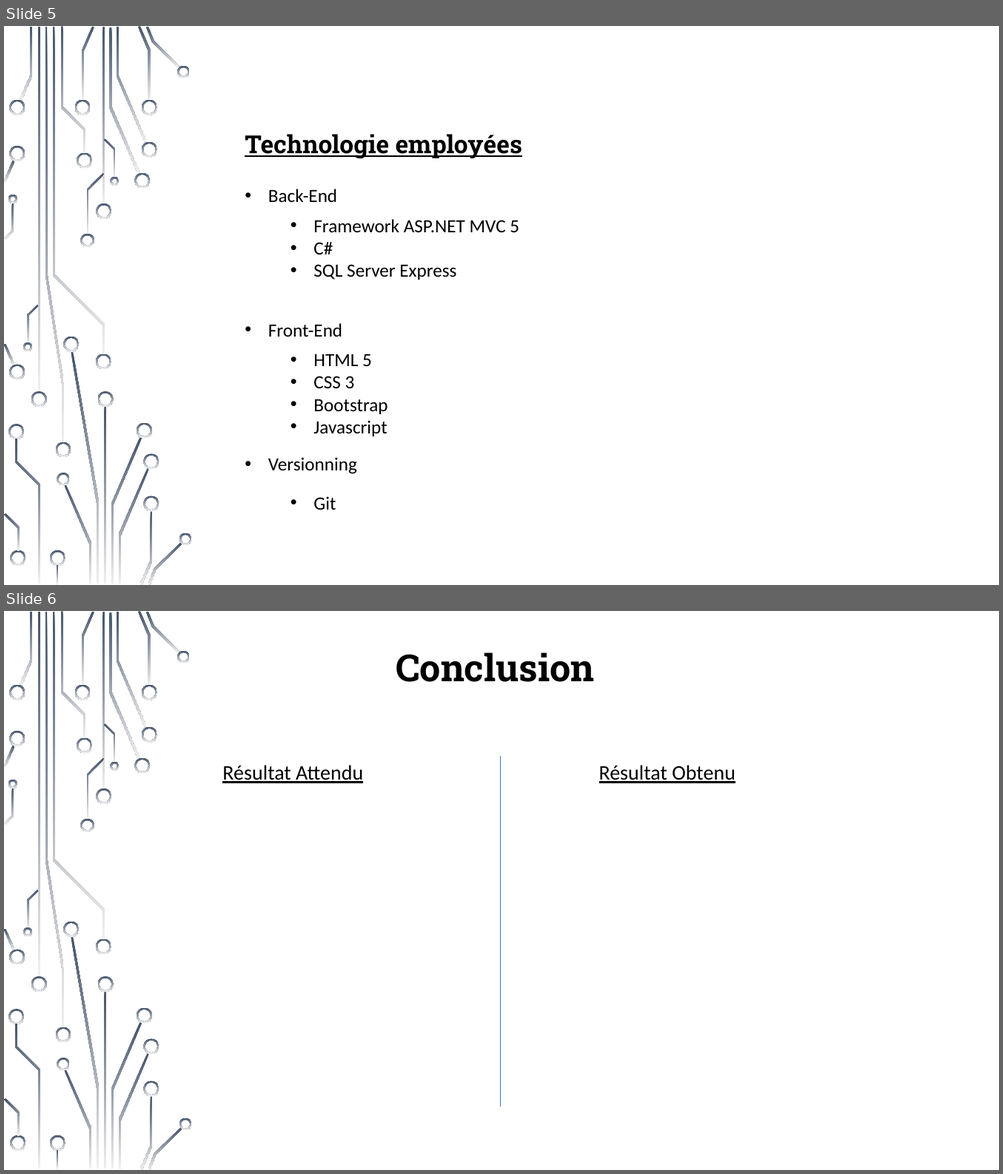
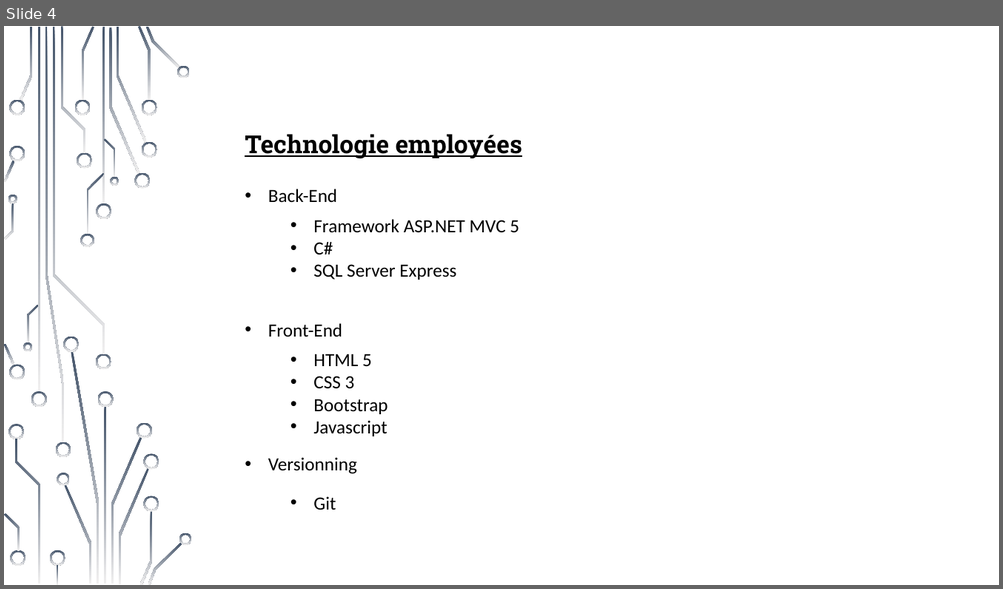
Before and after one commit to Holyz1988/PROJET1-ASP.NET, a slide deck: Présentation_demo_projet.pptx. Shown one above the other, each under a label of ours: slides 5 and 6 before the commit, slide 4 after it. The pictures are 1003x1174 and 1003x589 pixels, drawn with LibreOffice and Linux fonts; fonts in the diff are those of the drawing; background and template pictures are left out. Boxes give left, top, right and bottom in pixels: in the first picture for what was removed or moved away, otherwise in the second. Text is boxed around its words. In the diff, an @@ line names an element or a change of style, - is before the commit and + after.

```diff
--- a/Présentation_demo_projet.pptx
+++ b/Présentation_demo_projet.pptx
@@ slide 6 removed at [4, 611, 999, 1170], background picture (left out); not listed: 54 template elements that a slide beside it also shows @@
@@ text removed at [395, 652, 594, 682] @@
-Conclusion
@@ text removed at [222, 765, 363, 783] @@
-Résultat Attendu
@@ line removed from (500, 756) to (500, 1107) @@
@@ text removed at [599, 765, 735, 783] @@
-Résultat Obtenu
@@ what was slide 5 is now slide 4 @@
```
Also in this commit, not shown: 2 slides changed, 2 slides added, 2 other files.
